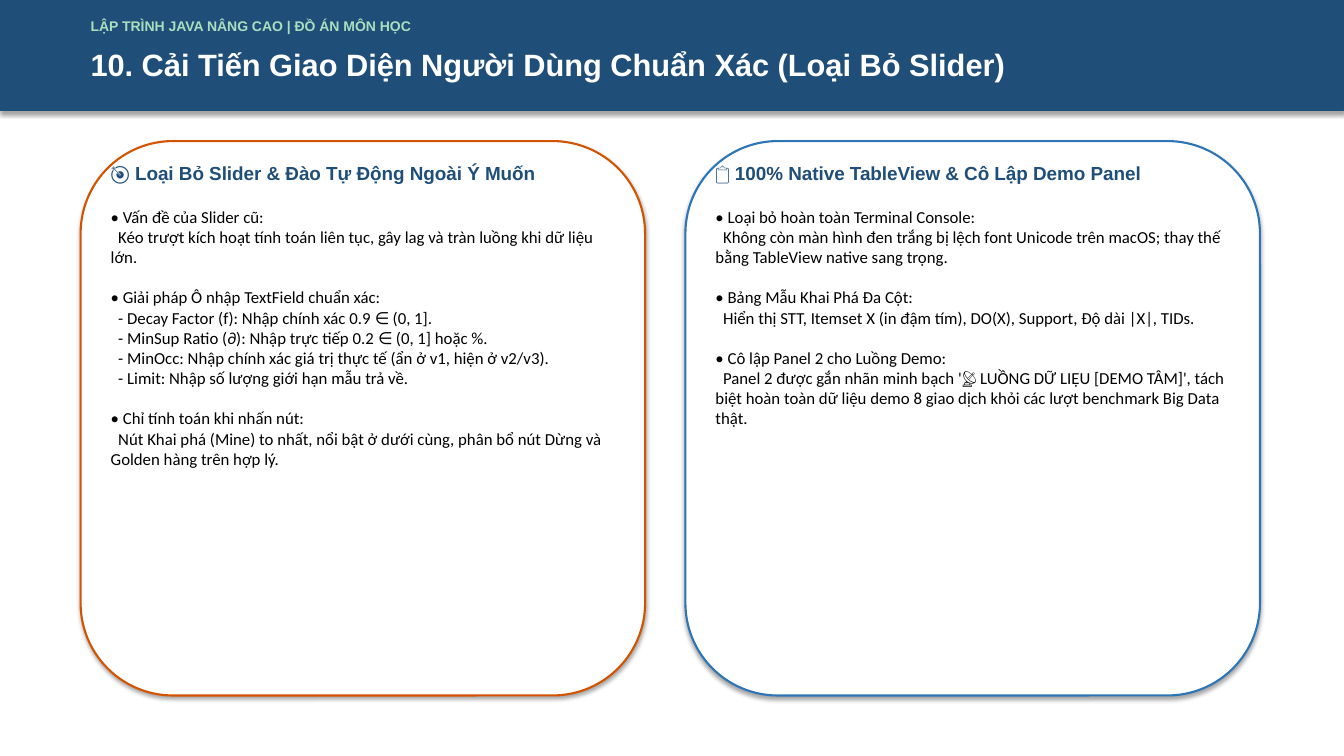
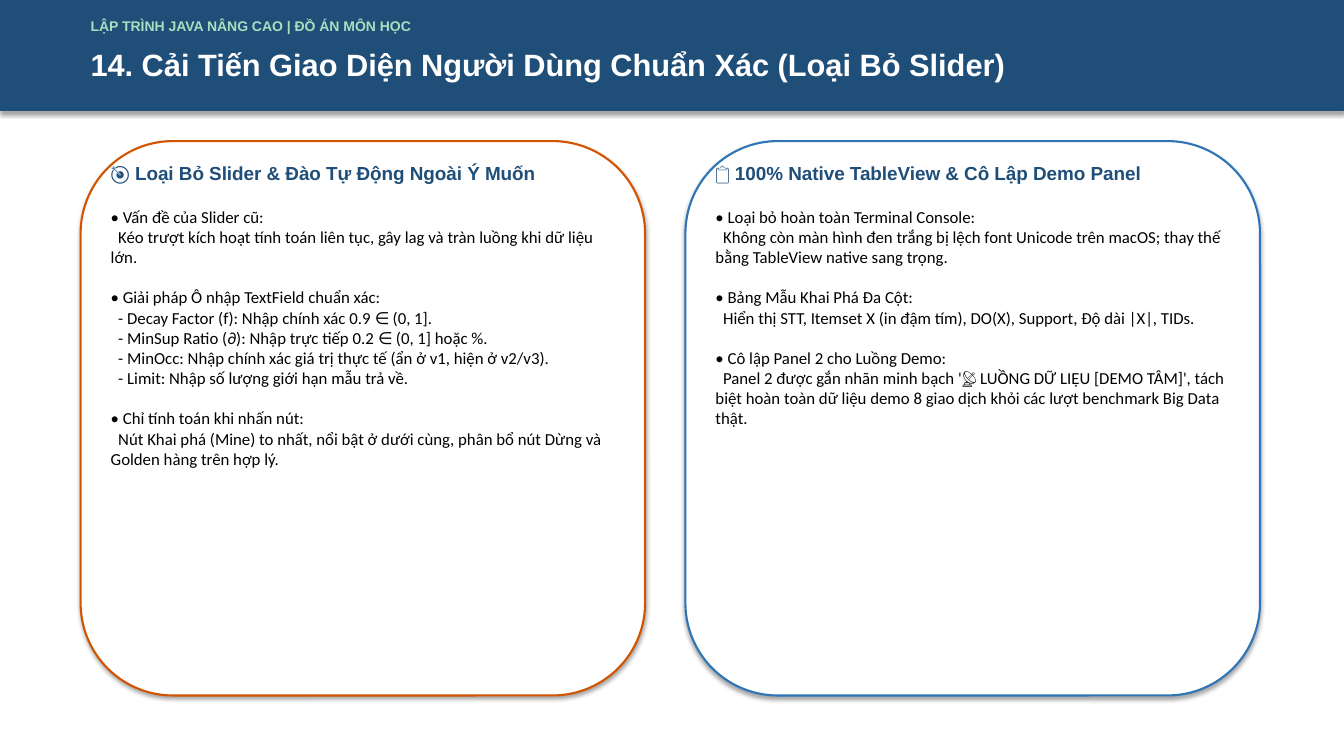
Before and after one commit to 2312741-sudo/javanc, a slide deck: slide 14 of docs/ThuyetTrinh_DeTai_DHOPM_2312741_NguyenThanhTam.pptx (slide 11 before the commit). Drawn at 1344x756 pixels with LibreOffice and Linux fonts; fonts in the diff are those of the drawing. Boxes give left, top, right and bottom in pixels: in the first picture for what was removed or moved away, otherwise in the second. Text is boxed around its words. In the diff, an @@ line names an element or a change of style, - is before the commit and + after.

```diff
--- a/docs/ThuyetTrinh_DeTai_DHOPM_2312741_NguyenThanhTam.pptx
+++ b/docs/ThuyetTrinh_DeTai_DHOPM_2312741_NguyenThanhTam.pptx
@@ text at (x1=91, y1=51, x2=1005, y2=81): text changed @@
-10. Cải Tiến Giao Diện Người Dùng Chuẩn Xác (Loại Bỏ Slider)
+14. Cải Tiến Giao Diện Người Dùng Chuẩn Xác (Loại Bỏ Slider)
```
Also in this commit, not shown: 7 other slides changed, 3 slides added.
